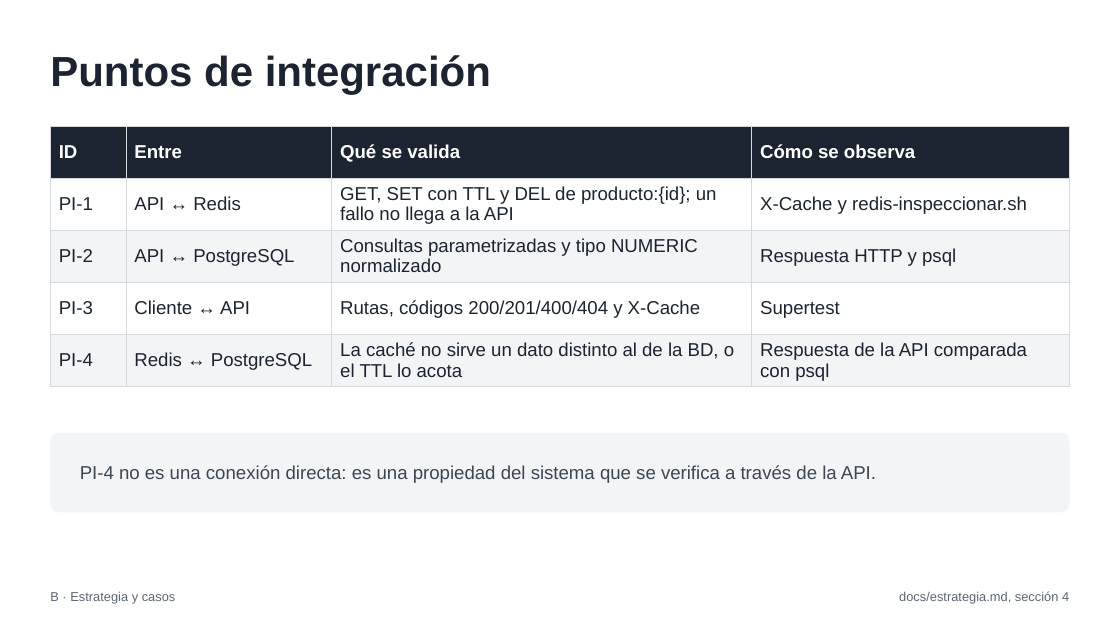
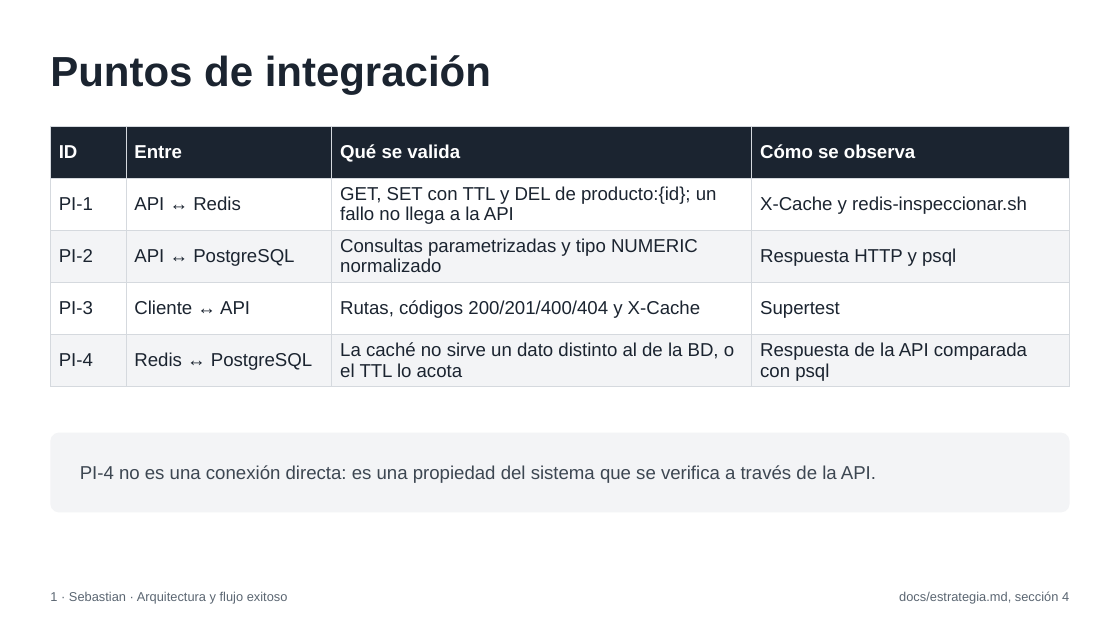
Before and after one commit to SebastianVillaC/lab-cache, a slide deck: slide 6 of docs/presentacion/presentacion-cache.pptx (slide 7 before the commit). Drawn at 1120x630 pixels with LibreOffice and Linux fonts; fonts in the diff are those of the drawing. Boxes give left, top, right and bottom in pixels: in the first picture for what was removed or moved away, otherwise in the second. Text is boxed around its words. In the diff, an @@ line names an element or a change of style, - is before the commit and + after.

```diff
--- a/docs/presentacion/presentacion-cache.pptx
+++ b/docs/presentacion/presentacion-cache.pptx
@@ text at box(50, 591, 288, 604): text changed @@
-B · Estrategia y casos
+1 · Sebastian · Arquitectura y flujo exitoso
```
Also in this commit, not shown: 13 other slides changed, 3 slides added, 1 slide removed.
